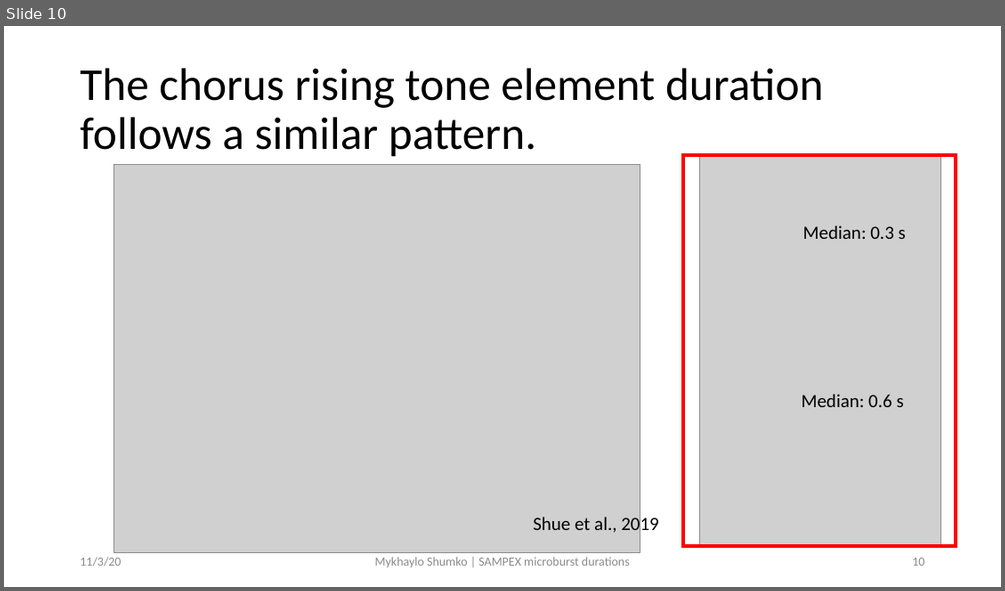
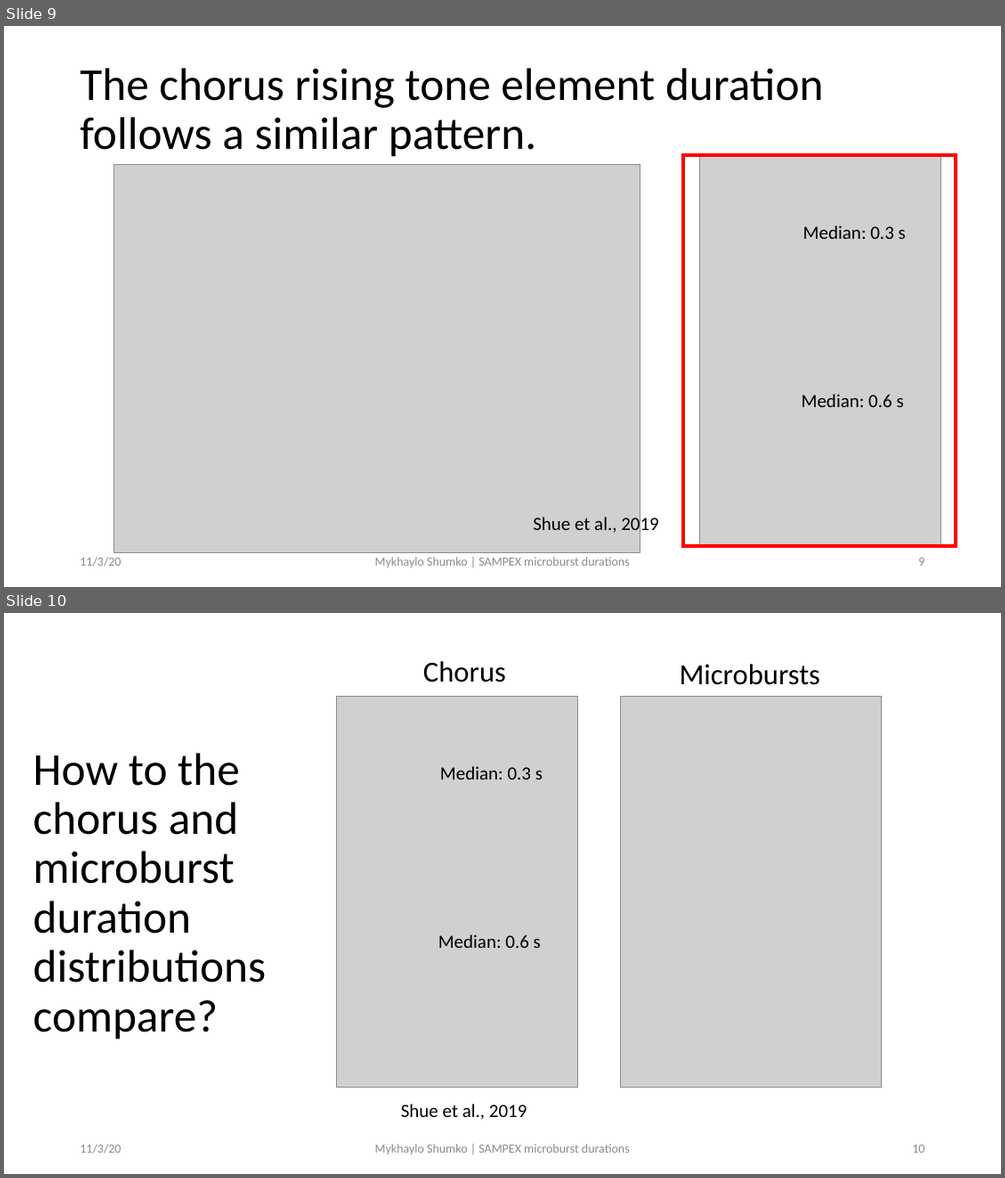
Before and after one commit to mshumko/sampex_microburst_widths, a slide deck: reports/20201103_shumko_sampex_microburst_durations.pptx. Shown one above the other, each under a label of ours: slide 10 before the commit, slides 9 and 10 after it. The pictures are 1005x591 and 1005x1178 pixels, drawn with LibreOffice and Linux fonts; fonts in the diff are those of the drawing; grey boxes stand for pictures. Boxes give left, top, right and bottom in pixels: in the first picture for what was removed or moved away, otherwise in the second. Text is boxed around its words. In the diff, an @@ line names an element or a change of style, - is before the commit and + after.

```diff
--- a/reports/20201103_shumko_sampex_microburst_durations.pptx
+++ b/reports/20201103_shumko_sampex_microburst_durations.pptx
@@ slide 10 added at bbox=[4, 613, 1001, 1174], background #FFFFFF @@
@@ text added at bbox=[423, 661, 506, 682], 28 pt, text #000000 @@
+Chorus
@@ text added at bbox=[680, 664, 820, 685], 28 pt, text #000000 @@
+Microbursts
@@ picture added at bbox=[337, 696, 577, 1087] @@
@@ picture added at bbox=[621, 696, 882, 1087] @@
@@ title added at bbox=[33, 753, 267, 1039], 44 pt, text #000000 @@
+How to the chorus and microburst duration distributions compare?
@@ text added at bbox=[440, 766, 542, 779], 18 pt, text #000000 @@
+Median: 0.3 s
@@ text added at bbox=[438, 934, 541, 948], 18 pt, text #000000 @@
+Median: 0.6 s
@@ text added at bbox=[401, 1103, 527, 1119], 18 pt, text #000000 @@
+Shue et al., 2019
@@ text added at bbox=[80, 1143, 121, 1153], 12 pt, text #8C8C8C @@
+11/3/20
@@ text added at bbox=[375, 1143, 630, 1154], 12 pt, text #8C8C8C @@
+Mykhaylo Shumko | SAMPEX microburst durations
@@ page number added at bbox=[912, 1144, 924, 1152], 12 pt, text #8C8C8C @@
+10
@@ what was slide 10 is now slide 9 @@
@@ page number at bbox=[918, 557, 924, 565]: text changed @@
-10
+9
```
Also in this commit, not shown: 1 slide changed, 1 slide removed, 5 other files.
